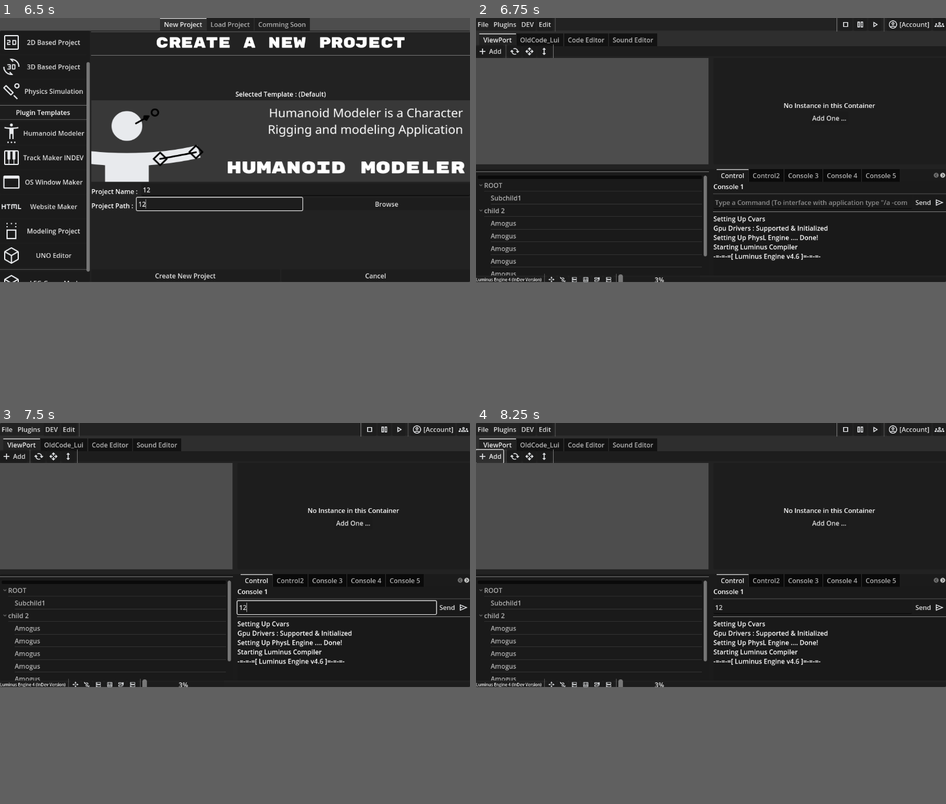
Above: before the commit, frames 1-4 (two rows, left to right).
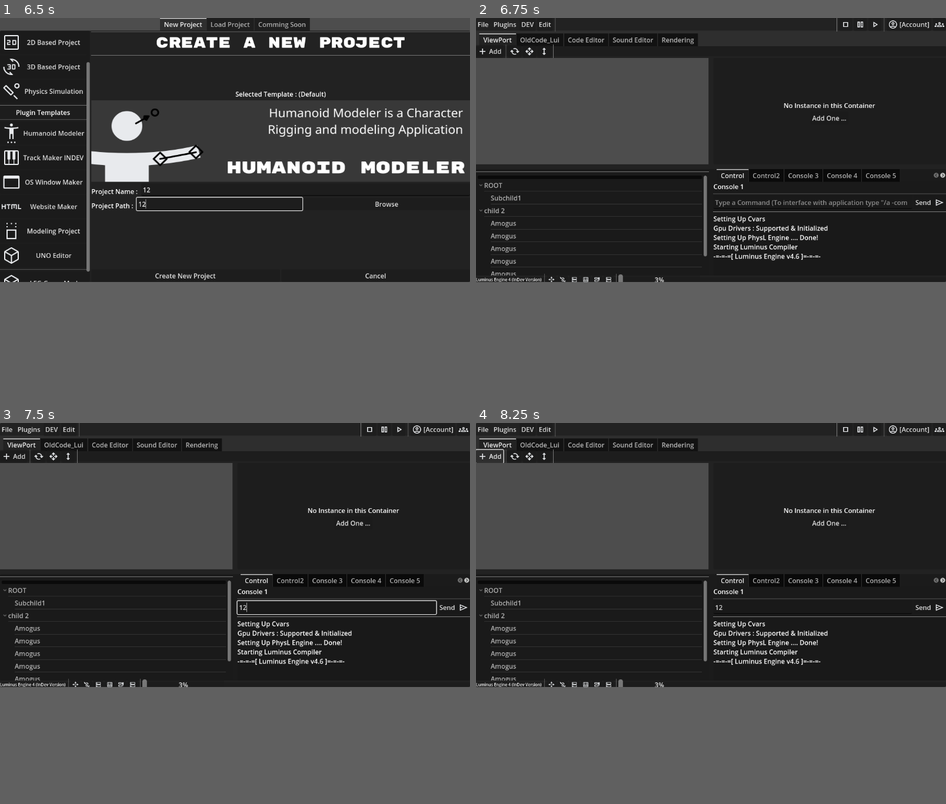
Above: after the commit, the same moments.

Repository: KevinKor001/LuminusEngine
Game: Godot game, scene res://Windows/StartUp.tscn
The game is run twice, just before and just after one commit, with the same random seed, the same clock (stepped at 60 frames per second) and the same inputs. Video files are missing from this copy of the repository; at most half a second of black plays in their place.
Inputs (mouse positions are in pixels of both pictures, inside the frame that each line leads up to):
- Up to frame 1 (6.5 s): tap Enter at 0.5, 2, 3.5 s; move the mouse to (263, 189) at 0.52 s; click (263, 189) at 0.67 s; tap Space at 1.25, 2.75, 4.25 s; move the mouse to (108, 227) at 1.27 s; click (108, 227) at 1.42 s; move the mouse to (216, 124) at 2.02 s; click (216, 124) at 2.17 s; move the mouse to (164, 284) at 2.77 s; click (164, 284) at 2.92 s; move the mouse to (291, 265) at 3.52 s; click (291, 265) at 3.67 s; move the mouse to (70, 151) at 4.27 s; click (70, 151) at 4.42 s; move the mouse to (197, 208) at 5.02 s; click (197, 208) at 5.17 s; click (235, 265) at 5.77 s; type "12" at 5.85 s; click (169, 284) at 6 s; type "12" at 6.08 s
- Up to frame 2 (6.75 s): click "Create New Project" at 6.5 s
- Up to frame 3 (7.5 s): click (258, 689) at 7.27 s; type "12" at 7.35 s
- Up to frame 4 (8.25 s): click "Add" at 8 s

Frame 1 is identical in both runs. In frame 2, 0.3% of the frame differs, in the area x 38-48%, y 4-8%; in frame 3, 0.3%; in frame 4, 0.3%.

Commit message:
render tab overlay

Diff:
--- a/src/Engine/Windows/MainEditor/main.tscn
+++ b/src/Engine/Windows/MainEditor/main.tscn
@@ -21,8 +21,7 @@
 [ext_resource type="Texture2D" uid="uid://ds04bw3k7kb04" path="res://Textures/Icons/play_arrow_24dp_E8EAED_FILL0_wght400_GRAD0_opsz24.svg" id="13_l5wgm"]
 [ext_resource type="Texture2D" uid="uid://evxcrgt3jp4x" path="res://Textures/Icons/account_circle_24dp_E8EAED_FILL0_wght400_GRAD0_opsz24.svg" id="14_n3nqh"]
 [ext_resource type="Texture2D" uid="uid://bj1e07rhkbduy" path="res://Textures/Icons/groups_24dp_E8EAED_FILL0_wght400_GRAD0_opsz24.svg" id="15_3xkld"]
-
-[sub_resource type="World3D" id="World3D_1w7mm"]
+[ext_resource type="PackedScene" uid="uid://dkpgmb2cb67nn" path="res://Windows/Tools/Render/Render.tscn" id="15_myxgy"]
 
 [sub_resource type="Environment" id="Environment_xjyie"]
 background_mode = 2
@@ -32,6 +31,9 @@
 ambient_light_color = Color(1, 0.141176, 1, 1)
 ambient_light_energy = 0.0
 
+[sub_resource type="World3D" id="World3D_1w7mm"]
+environment = SubResource("Environment_xjyie")
+
 [node name="Main" type="Control"]
 layout_mode = 3
 anchors_preset = 15
@@ -286,6 +288,10 @@
 layout_mode = 2
 
 [node name="Sound Editor" parent="Panel/TabContainer" instance=ExtResource("10_8f4xp")]
+visible = false
+layout_mode = 2
+
+[node name="Rendering" parent="Panel/TabContainer" instance=ExtResource("15_myxgy")]
 visible = false
 layout_mode = 2
 
--- /dev/null
+++ b/src/Engine/Windows/Tools/Render/BeginRender.gd
@@ -0,0 +1,18 @@
+extends Button
+
+
+# Called when the node enters the scene tree for the first time.
+func _ready():
+	pass # Replace with function body.
+
+
+# Called every frame. 'delta' is the elapsed time since the previous frame.
+func _process(delta):
+	pass
+
+
+func _on_pressed():
+
+	$"../../../../../RenderOverlay".visible = true
+
+	pass # Replace with function body.
--- a/src/Engine/Windows/Tools/Render/Render.tscn
+++ b/src/Engine/Windows/Tools/Render/Render.tscn
@@ -1,10 +1,23 @@
-[gd_scene load_steps=6 format=3 uid="uid://dkpgmb2cb67nn"]
+[gd_scene load_steps=10 format=3 uid="uid://dkpgmb2cb67nn"]
 
 [ext_resource type="Texture2D" uid="uid://blobsl34oxc36" path="res://Textures/Icons/tabs_24dp_FILL0_wght400_GRAD0_opsz24.svg" id="1_bwsg2"]
 [ext_resource type="Texture2D" uid="uid://b6anm2d8rdhl4" path="res://Textures/Icons/conversion_path_24dp_FILL0_wght400_GRAD0_opsz24.svg" id="2_aj4kp"]
 [ext_resource type="Texture2D" uid="uid://bs3vkf1e35g71" path="res://Textures/Icons/arrow_forward_ios_24dp_E8EAED_FILL0_wght400_GRAD0_opsz24.svg" id="3_fp1ga"]
 [ext_resource type="Texture2D" uid="uid://bqpsq5cef4j5i" path="res://Textures/Icons/video_camera_back_24dp_E8EAED_FILL0_wght400_GRAD0_opsz24.svg" id="3_tgeiq"]
 [ext_resource type="Texture2D" uid="uid://bwxqg864e1ngo" path="res://Textures/Icons/sprinkler_24dp_E8EAED_FILL0_wght400_GRAD0_opsz24.svg" id="5_r2fq8"]
+[ext_resource type="Script" path="res://Windows/Tools/Render/BeginRender.gd" id="6_hl0xt"]
+[ext_resource type="FontFile" uid="uid://ntm0tieyb5t6" path="res://Textures/Fonts/RubikMonoOne-Regular.ttf" id="7_18ch1"]
+
+[sub_resource type="Environment" id="Environment_paair"]
+background_mode = 2
+background_color = Color(0.952941, 0.0705882, 0.952941, 1)
+background_energy_multiplier = 3.75
+ambient_light_source = 2
+ambient_light_color = Color(1, 0.141176, 1, 1)
+ambient_light_energy = 0.0
+
+[sub_resource type="World3D" id="World3D_52smd"]
+environment = SubResource("Environment_paair")
 
 [node name="Control" type="Control"]
 layout_mode = 3
@@ -114,6 +127,7 @@
 size_flags_horizontal = 10
 text = "Render"
 icon = ExtResource("3_tgeiq")
+script = ExtResource("6_hl0xt")
 
 [node name="VSplitContainer" type="VSplitContainer" parent="Panel/VBoxContainer"]
 layout_mode = 2
@@ -138,6 +152,24 @@
 layout_mode = 2
 size_flags_horizontal = 3
 
+[node name="SubViewportContainer" type="SubViewportContainer" parent="Panel/VBoxContainer/VSplitContainer/HBoxContainer/HSplitContainer/HSplitContainer2/CenterPanel"]
+layout_mode = 1
+anchors_preset = 15
+anchor_right = 1.0
+anchor_bottom = 1.0
+grow_horizontal = 2
+grow_vertical = 2
+stretch = true
+
+[node name="SubViewport" type="SubViewport" parent="Panel/VBoxContainer/VSplitContainer/HBoxContainer/HSplitContainer/HSplitContainer2/CenterPanel/SubViewportContainer"]
+world_3d = SubResource("World3D_52smd")
+handle_input_locally = false
+size = Vector2i(858, 301)
+render_target_update_mode = 4
+
+[node name="WorldEnvironment" type="WorldEnvironment" parent="Panel/VBoxContainer/VSplitContainer/HBoxContainer/HSplitContainer/HSplitContainer2/CenterPanel/SubViewportContainer/SubViewport"]
+environment = SubResource("Environment_paair")
+
 [node name="RightPanel" type="Panel" parent="Panel/VBoxContainer/VSplitContainer/HBoxContainer/HSplitContainer/HSplitContainer2"]
 custom_minimum_size = Vector2(250, 0)
 layout_mode = 2
@@ -150,9 +182,70 @@
 grow_horizontal = 2
 grow_vertical = 2
 
-[node name="Inspector" type="TabBar" parent="Panel/VBoxContainer/VSplitContainer/HBoxContainer/HSplitContainer/HSplitContainer2/RightPanel/TabContainer"]
-layout_mode = 2
-
-[node name="Panel" type="Panel" parent="Panel/VBoxContainer/VSplitContainer"]
+[node name="Export Settings" type="TabBar" parent="Panel/VBoxContainer/VSplitContainer/HBoxContainer/HSplitContainer/HSplitContainer2/RightPanel/TabContainer"]
+layout_mode = 2
+
+[node name="Button" type="Button" parent="Panel/VBoxContainer/VSplitContainer/HBoxContainer/HSplitContainer/HSplitContainer2/RightPanel/TabContainer/Export Settings"]
+layout_mode = 0
+offset_right = 8.0
+offset_bottom = 8.0
+text = "Save Settings"
+
+[node name="BottomPanel" type="Panel" parent="Panel/VBoxContainer/VSplitContainer"]
 layout_mode = 2
 size_flags_vertical = 3
+
+[node name="VBoxContainer" type="VBoxContainer" parent="Panel/VBoxContainer/VSplitContainer/BottomPanel"]
+layout_mode = 1
+anchors_preset = 15
+anchor_right = 1.0
+anchor_bottom = 1.0
+grow_horizontal = 2
+grow_vertical = 2
+
+[node name="ProgressBar" type="ProgressBar" parent="Panel/VBoxContainer/VSplitContainer/BottomPanel/VBoxContainer"]
+custom_minimum_size = Vector2(0, 35)
+layout_mode = 2
+value = 19.68
+show_percentage = false
+
+[node name="Label" type="Label" parent="Panel/VBoxContainer/VSplitContainer/BottomPanel/VBoxContainer/ProgressBar"]
+layout_mode = 1
+anchors_preset = 15
+anchor_right = 1.0
+anchor_bottom = 1.0
+grow_horizontal = 2
+grow_vertical = 2
+text = "Render Time 00:00:00 | R:6000mb bank | Sample 326 : 46034"
+horizontal_alignment = 1
+
+[node name="RenderOverlay" type="Panel" parent="."]
+visible = false
+layout_mode = 1
+anchors_preset = 15
+anchor_right = 1.0
+anchor_bottom = 1.0
+grow_horizontal = 2
+grow_vertical = 2
+
+[node name="Label" type="Label" parent="RenderOverlay"]
+layout_mode = 0
+offset_right = 40.0
+offset_bottom = 23.0
+text = "Press \"Terminate\" To Stop Render"
+
+[node name="Label2" type="Label" parent="RenderOverlay"]
+layout_mode = 1
+anchors_preset = 2
+anchor_top = 1.0
+anchor_bottom = 1.0
+offset_top = -23.0
+offset_right = 40.0
+grow_vertical = 0
+theme_override_colors/font_color = Color(1, 1, 1, 0.2)
+theme_override_fonts/font = ExtResource("7_18ch1")
+theme_override_font_sizes/font_size = 56
+text = "RENDERING "
+autowrap_mode = 2
+
+[connection signal="pressed" from="Panel/VBoxContainer/Panel/HBoxContainer/Button3" to="Panel/VBoxContainer/Panel/HBoxContainer/Button3" method="_on_pressed"]
Not shown: 1 places in src/Engine/Windows/MainEditor/main.tscn that only renumber resources
